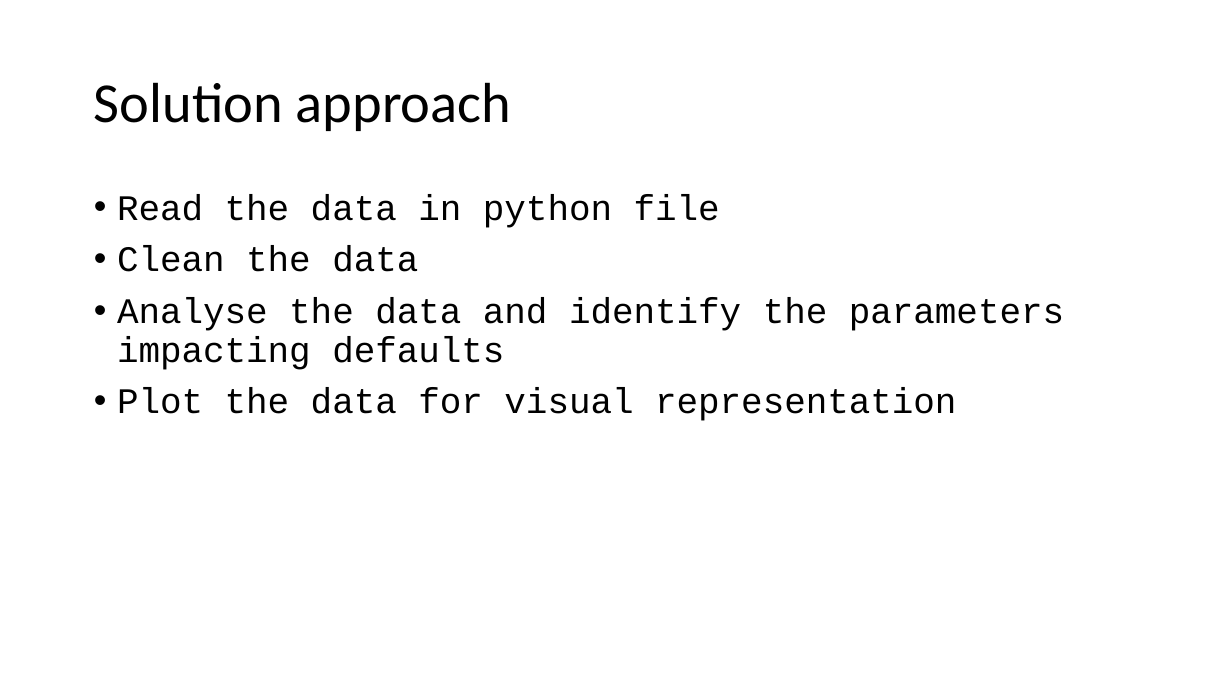
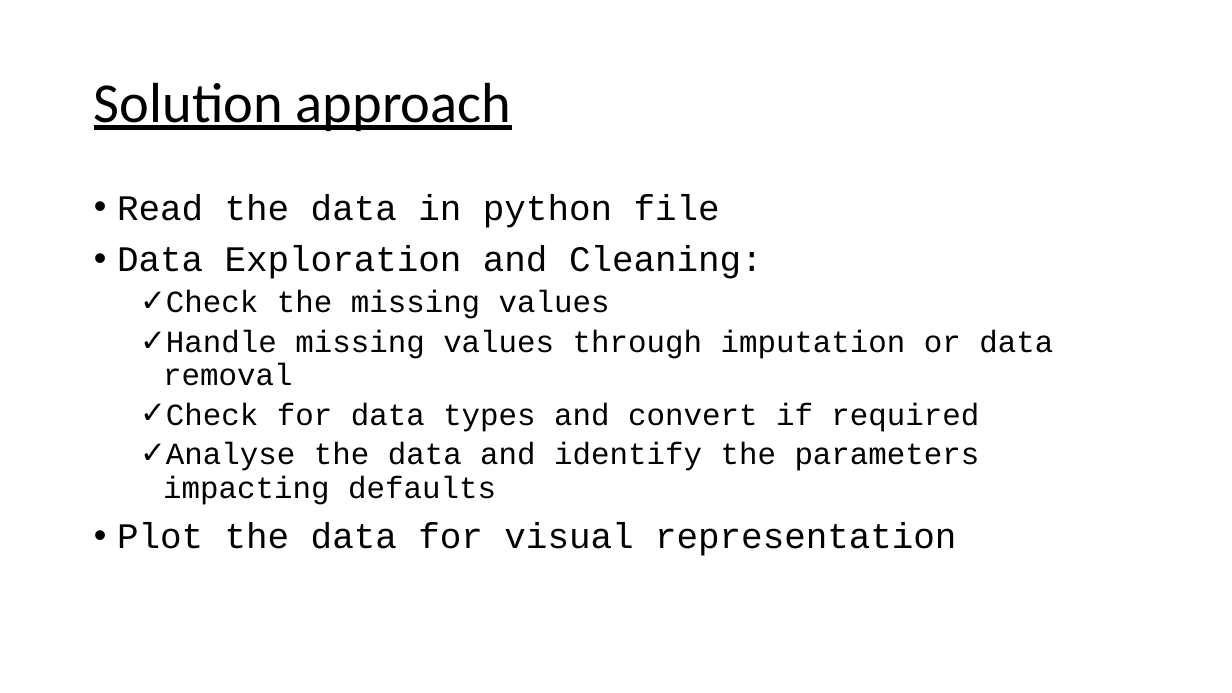
Before and after one commit to maheshh22/LendingClub, a slide deck: slide 3 of LendingCaseStudy.pptx. Drawn at 1232x693 pixels with LibreOffice and Linux fonts; fonts in the diff are those of the drawing. Boxes give left, top, right and bottom in pixels: in the first picture for what was removed or moved away, otherwise in the second. Text is boxed around its words. In the diff, an @@ line names an element or a change of style, - is before the commit and + after.

Commit message:
Add files via upload
Additional data points and graphs added

```diff
--- a/LendingCaseStudy.pptx
+++ b/LendingCaseStudy.pptx
@@ title "Solution approach" at <box>94,82,511,131</box>: underline on @@
@@ text at <box>117,246,1053,432</box>: text changed; size 28 to 24 pt @@
-• Clean the data
+• Data Exploration and Cleaning:
+  ✓ Check the missing values
+  ✓ Handle missing values through imputation or data removal
+  ✓ Check for data types and convert if required
@@ text at <box>163,442,980,505</box>: size 28 to 24 pt in "Analyse the data and identify the parameters ..."; bullet • to ✓; list level 1 to 2 in "Analyse the data and identify ..." @@
```
Also in this commit, not shown: 11 other slides changed, 3 slides added, 1 slide removed.
